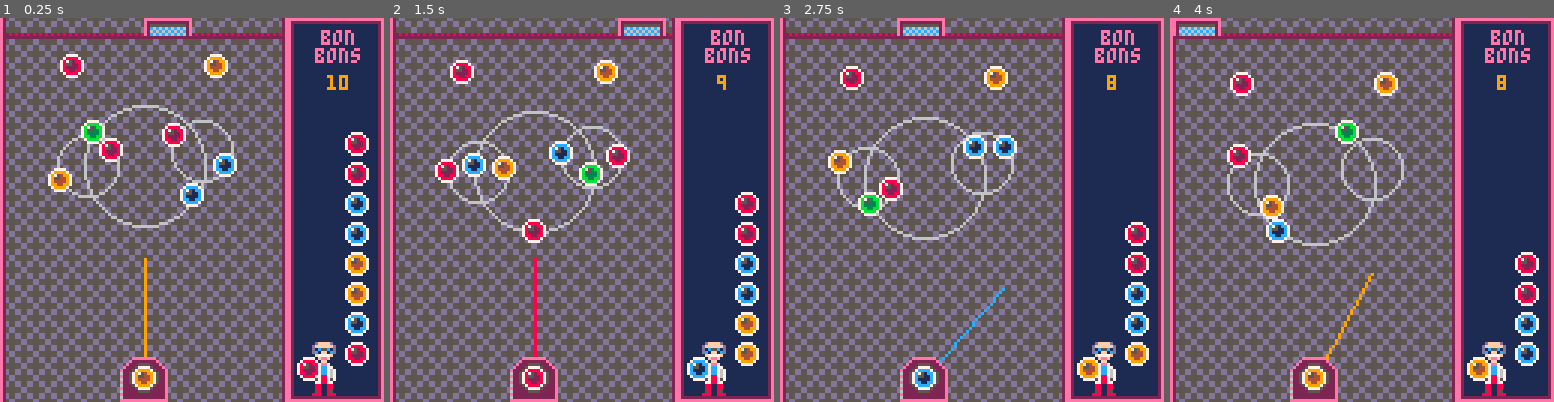
Above: before the commit, frames 1-4 (left to right).
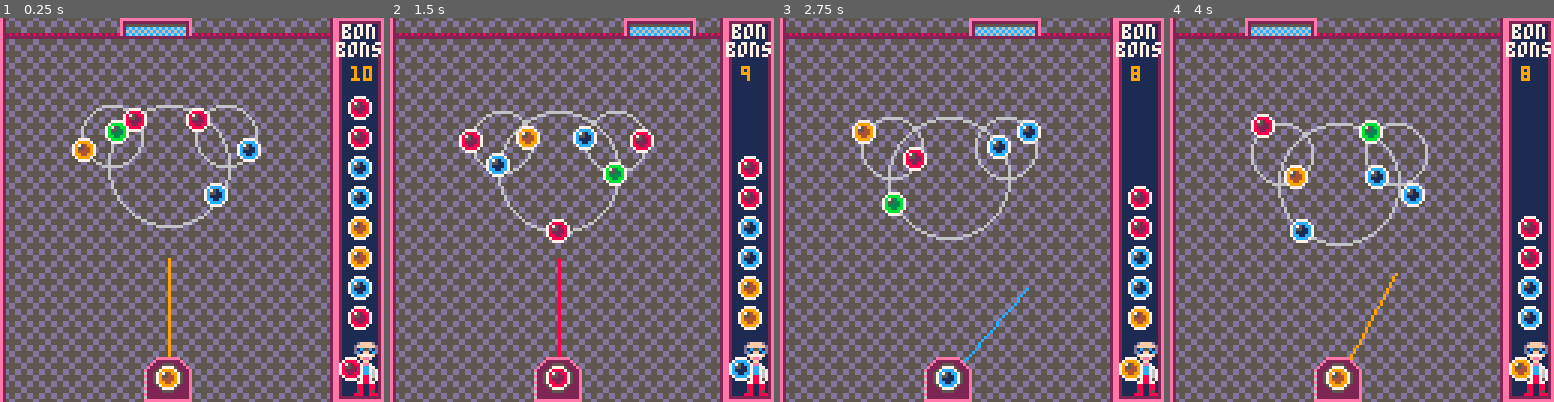
Above: after the commit, the same moments.

Repository: adamwoolridge/pico8
Game: PICO-8 cartridge bonbonshoot.p8
The game is run twice, just before and just after one commit, with the same random seed, the same clock (stepped at 60 frames per second) and the same inputs.
Inputs:
- Up to frame 1 (0.25 s): no input
- Up to frame 2 (1.5 s): tap X (X key) at 0.33, 1.07 s; tap O (Z key) at 0.7 s
- Up to frame 3 (2.75 s): hold Right 1.6-2.1 s; tap O (Z key) at 1.7, 2.1, 2.5 s; tap X (X key) at 1.85 s; hold Right from 2.47 s (still down)
- Up to frame 4 (4 s): tap O (Z key) at 2.9, 3.3, 3.7 s; tap X (X key) at 2.97 s; release Right at 3.03 s; hold Left 3.08-3.58 s

The runs differ from the first frame. In frame 1, 29% of the frame differs, in the area x 12-100%, y 0-100%; in frame 2, 28%; in frame 3, 28%; in frame 4, 28%.

Commit message:
[Bonbon] Net tweaks

Diff:
--- a/bonbonshoot.p8
+++ b/bonbonshoot.p8
@@ -4,7 +4,7 @@
 balls = {}
 
 drbonbon = {}
-drbonbon.x = 104
+drbonbon.x = 118
 drbonbon.y = 107
 
 angle = 90
@@ -13,7 +13,7 @@
 sin1 = sin function sin(angle) return sin1(-angle/(3.1415*2)) end
 
 pivot = {}
-pivot.x = 48
+pivot.x = 56
 pivot.y = 120
 
 launchx = 0
@@ -24,7 +24,7 @@
 
 playarea = {}
 playarea.minx = 0
-playarea.maxx = 88
+playarea.maxx = 104
 playarea.miny = 0
 playarea.maxy = 128
 
@@ -111,12 +111,9 @@
 function _init()
 	reload_ballq()
 	next_ball()
-	makeenemy(25, 45, 0, 0.05, 10)
-	makeenemy(44, 45, 0, 0.05, 20).rotdir = -1
-	makeenemy(63, 40, 0, 0.05, 10).rotdir = -1
-
-	makeenemy(20, 12, 0, 0.05, 0)
-	makeenemy(68, 12, 0, 0.05, 0)
+	makeenemy(33, 35, 0, 0.05, 10)
+	makeenemy(52, 45, 0, 0.05, 20).rotdir = -1
+	makeenemy(71, 35, 0, 0.05, 10).rotdir = -1
 end
 
 function _update()
@@ -246,16 +243,17 @@
 	drawenemies()
 	draw_balls()
 
-	spr(7, 5*8, 14*8)
-	spr(8, 6*8, 14*8)
-	spr(23, 5*8, 15*8)
-	spr(24, 6*8, 15*8)
-
-	spr(61, net.x, net.y)
+	spr(7, 5*8+8, 14*8)
+	spr(8, 6*8+8, 14*8)
+	spr(23, 5*8+8, 15*8)
+	spr(24, 6*8+8, 15*8)
+
+	spr(61, net.x-8, net.y)
+	spr(62, net.x, net.y)
 	spr(63, net.x+8, net.y)
-	print("bon", 107, 4,14)
-	print("bons", 105, 10,14)
-	print(ballsremaining, 109, 19,9)
+	print("bon", 114, 2,7)
+	print("bons", 112, 8,7)
+	print(ballsremaining, 117, 16,9)
 
 	if (screenflash.life > 0) then
 		rectfill(0, 0, 128, 128, 8)
@@ -303,8 +301,8 @@
 function update_ballq()
 	for x=1, count(ballq) do
 		local b = ballq[x]
-		b.x = 115
-		b.y = 128-(x*10)
+		b.x = 116
+		b.y = 116-(x*10)
 	end
 
 	if (count(ballq) > 0) then
@@ -340,7 +338,7 @@
 		end
 
 		if (ball.y < playarea.miny) then
-			if (ball.x > net.x and ball.x + 8 < net.x + 16) then
+			if (ball.x > net.x-8 and ball.x + 8 < net.x + 24) then
 				flashsave(ball.x-4, 0)
 			else
 				ballsremaining-=1
@@ -444,7 +442,7 @@
 8880088800000000000000000000002e00000000e2d55dd55dd55dd55dd55d2e0000000022222222000000000000000000000000e2555555555555555555552e
 0000000000000000000000000000002e00000000e255555dd555555dd555552e0000000022222222000000000000000000000000e2c6c6c6c6c6c6c6c6c6c62e
 0000000000000000000000000000002e00000000e255555dd555555dd555552e0000000022222222000000000000000000000000e26c6c6c6c6c6c6c6c6c6c2e
-0000000000000000000000000000002e00000000e2282828282828282828282e0000000022222222000000000000000000000000e2c6c6c600000000c6c6c62e
+0000000000000000000000000000002e00000000e2282828282828282828282e0000000022222222000000000000000000000000e2c6c6c6c6c6c6c6c6c6c62e
 0000000000000000000000000000002e00000000e2222222222222222222222e0000000022222222000000000000000000000000000000000000000000000000
 0000000000000000000000000000002e00000000e25dd555555dd555555dd52e0000000022222222000000000000000000000000000000000000000000000000
 eeeeeeeeeeeeeeeeeeeeeeee00000000000000000000000000000000000000000000000000000000000000000000000000000000000000000000000000000000
@@ -547,165 +545,165 @@
 0000000000000000000000000000000000000000000000000000000000000000000000000000000000000000000000000000000000000000000000000000000000000000000000000000000000000000000000000000000000000000000000000000000000000000000000000000000000000000000000000000000000000000
 0000000000000000000000000000000000000000000000000000000000000000000000000000000000000000000000000000000000000000000000000000000000000000000000000000000000000000000000000000000000000000000000000000000000000000000000000000000000000000000000000000000000000000
 __map__
-3536363636363636363636374041414200000000000000000000000000000000000000000000000000000000000000000000000000000000000000000000000000000000000000000000000000000000000000000000000000000000000000000000000000000000000000000000000000000000000000000000000000000000
-1b1c1c1c1c1c1c1c1c1c1c1d5051515200000000000000000000000000000000000000000000000000000000000000000000000000000000000000000000000000000000000000000000000000000000000000000000000000000000000000000000000000000000000000000000000000000000000000000000000000000000
-1b1c1c1c1c1c1c1c1c1c1c1d5051515200000000000000000000000000000000000000000000000000000000000000000000000000000000000000000000000000000000000000000000000000000000000000000000000000000000000000000000000000000000000000000000000000000000000000000000000000000000
-1b1c1c1c1c1c1c1c1c1c1c1d5051515200000000000000000000000000000000000000000000000000000000000000000000000000000000000000000000000000000000000000000000000000000000000000000000000000000000000000000000000000000000000000000000000000000000000000000000000000000000
-1b1c1c1c1c1c1c1c1c1c1c1d5051515200000000000000000000000000000000000000000000000000000000000000000000000000000000000000000000000000000000000000000000000000000000000000000000000000000000000000000000000000000000000000000000000000000000000000000000000000000000
-1b1c1c1c1c1c1c1c1c1c1c1d5051515200000000000000000000000000000000000000000000000000000000000000000000000000000000000000000000000000000000000000000000000000000000000000000000000000000000000000000000000000000000000000000000000000000000000000000000000000000000
-1b1c1c1c1c1c1c1c1c1c1c1d5051515200000000000000000000000000000000000000000000000000000000000000000000000000000000000000000000000000000000000000000000000000000000000000000000000000000000000000000000000000000000000000000000000000000000000000000000000000000000
-1b1c1c1c1c1c1c1c1c1c1c1d5051515200000000000000000000000000000000000000000000000000000000000000000000000000000000000000000000000000000000000000000000000000000000000000000000000000000000000000000000000000000000000000000000000000000000000000000000000000000000
-1b1c1c1c1c1c1c1c1c1c1c1d5051515200000000000000000000000000000000000000000000000000000000000000000000000000000000000000000000000000000000000000000000000000000000000000000000000000000000000000000000000000000000000000000000000000000000000000000000000000000000
-1b1c1c1c1c1c1c1c1c1c1c1d5051515200000000000000000000000000000000000000000000000000000000000000000000000000000000000000000000000000000000000000000000000000000000000000000000000000000000000000000000000000000000000000000000000000000000000000000000000000000000
-1b1c1c1c1c1c1c1c1c1c1c1d5051515200000000000000000000000000000000000000000000000000000000000000000000000000000000000000000000000000000000000000000000000000000000000000000000000000000000000000000000000000000000000000000000000000000000000000000000000000000000
-1b1c1c1c1c1c1c1c1c1c1c1d5051515200000000000000000000000000000000000000000000000000000000000000000000000000000000000000000000000000000000000000000000000000000000000000000000000000000000000000000000000000000000000000000000000000000000000000000000000000000000
-1b1c1c1c1c1c1c1c1c1c1c1d5051515200000000000000000000000000000000000000000000000000000000000000000000000000000000000000000000000000000000000000000000000000000000000000000000000000000000000000000000000000000000000000000000000000000000000000000000000000000000
-1b1c1c1c1c1c1c1c1c1c1c1d5051515200000000000000000000000000000000000000000000000000000000000000000000000000000000000000000000000000000000000000000000000000000000000000000000000000000000000000000000000000000000000000000000000000000000000000000000000000000000
-1b1c1c1c1c1c1c1c1c1c1c1d5051515200000000000000000000000000000000000000000000000000000000000000000000000000000000000000000000000000000000000000000000000000000000000000000000000000000000000000000000000000000000000000000000000000000000000000000000000000000000
-1b1c1c1c1c1c1c1c1c1c1c1d6061616200000000000000000000000000000000000000000000000000000000000000000000000000000000000000000000000000000000000000000000000000000000000000000000000000000000000000000000000000000000000000000000000000000000000000000000000000000000
-0000000000000000000000000000000000000000000000000000000000000000000000000000000000000000000000000000000000000000000000000000000000000000000000000000000000000000000000000000000000000000000000000000000000000000000000000000000000000000000000000000000000000000
-0000000000000000000000000000000000000000000000000000000000000000000000000000000000000000000000000000000000000000000000000000000000000000000000000000000000000000000000000000000000000000000000000000000000000000000000000000000000000000000000000000000000000000
-0000000000000000000000000000000000000000000000000000000000000000000000000000000000000000000000000000000000000000000000000000000000000000000000000000000000000000000000000000000000000000000000000000000000000000000000000000000000000000000000000000000000000000
-0000000000000000000000000000000000000000000000000000000000000000000000000000000000000000000000000000000000000000000000000000000000000000000000000000000000000000000000000000000000000000000000000000000000000000000000000000000000000000000000000000000000000000
-0000000000000000000000000000000000000000000000000000000000000000000000000000000000000000000000000000000000000000000000000000000000000000000000000000000000000000000000000000000000000000000000000000000000000000000000000000000000000000000000000000000000000000
-0000000000000000000000000000000000000000000000000000000000000000000000000000000000000000000000000000000000000000000000000000000000000000000000000000000000000000000000000000000000000000000000000000000000000000000000000000000000000000000000000000000000000000
-0000000000000000000000000000000000000000000000000000000000000000000000000000000000000000000000000000000000000000000000000000000000000000000000000000000000000000000000000000000000000000000000000000000000000000000000000000000000000000000000000000000000000000
-0000000000000000000000000000000000000000000000000000000000000000000000000000000000000000000000000000000000000000000000000000000000000000000000000000000000000000000000000000000000000000000000000000000000000000000000000000000000000000000000000000000000000000
-0000000000000000000000000000000000000000000000000000000000000000000000000000000000000000000000000000000000000000000000000000000000000000000000000000000000000000000000000000000000000000000000000000000000000000000000000000000000000000000000000000000000000000
-0000000000000000000000000000000000000000000000000000000000000000000000000000000000000000000000000000000000000000000000000000000000000000000000000000000000000000000000000000000000000000000000000000000000000000000000000000000000000000000000000000000000000000
-0000000000000000000000000000000000000000000000000000000000000000000000000000000000000000000000000000000000000000000000000000000000000000000000000000000000000000000000000000000000000000000000000000000000000000000000000000000000000000000000000000000000000000
-0000000000000000000000000000000000000000000000000000000000000000000000000000000000000000000000000000000000000000000000000000000000000000000000000000000000000000000000000000000000000000000000000000000000000000000000000000000000000000000000000000000000000000
-0000000000000000000000000000000000000000000000000000000000000000000000000000000000000000000000000000000000000000000000000000000000000000000000000000000000000000000000000000000000000000000000000000000000000000000000000000000000000000000000000000000000000000
-0000000000000000000000000000000000000000000000000000000000000000000000000000000000000000000000000000000000000000000000000000000000000000000000000000000000000000000000000000000000000000000000000000000000000000000000000000000000000000000000000000000000000000
-0000000000000000000000000000000000000000000000000000000000000000000000000000000000000000000000000000000000000000000000000000000000000000000000000000000000000000000000000000000000000000000000000000000000000000000000000000000000000000000000000000000000000000
-0000000000000000000000000000000000000000000000000000000000000000000000000000000000000000000000000000000000000000000000000000000000000000000000000000000000000000000000000000000000000000000000000000000000000000000000000000000000000000000000000000000000000000
-…(130 lines of a section not shown)…
+3536363636363636363636363637404200000000000000000000000000000000000000000000000000000000000000000000000000000000000000000000000000000000000000000000000000000000000000000000000000000000000000000000000000000000000000000000000000000000000000000000000000000000
+1b1c1c1c1c1c1c1c1c1c1c1c1c1d505200000000000000000000000000000000000000000000000000000000000000000000000000000000000000000000000000000000000000000000000000000000000000000000000000000000000000000000000000000000000000000000000000000000000000000000000000000000
+1b1c1c1c1c1c1c1c1c1c1c1c1c1d505200000000000000000000000000000000000000000000000000000000000000000000000000000000000000000000000000000000000000000000000000000000000000000000000000000000000000000000000000000000000000000000000000000000000000000000000000000000
+1b1c1c1c1c1c1c1c1c1c1c1c1c1d505200000000000000000000000000000000000000000000000000000000000000000000000000000000000000000000000000000000000000000000000000000000000000000000000000000000000000000000000000000000000000000000000000000000000000000000000000000000
+1b1c1c1c1c1c1c1c1c1c1c1c1c1d505200000000000000000000000000000000000000000000000000000000000000000000000000000000000000000000000000000000000000000000000000000000000000000000000000000000000000000000000000000000000000000000000000000000000000000000000000000000
+1b1c1c1c1c1c1c1c1c1c1c1c1c1d505200000000000000000000000000000000000000000000000000000000000000000000000000000000000000000000000000000000000000000000000000000000000000000000000000000000000000000000000000000000000000000000000000000000000000000000000000000000
+1b1c1c1c1c1c1c1c1c1c1c1c1c1d505200000000000000000000000000000000000000000000000000000000000000000000000000000000000000000000000000000000000000000000000000000000000000000000000000000000000000000000000000000000000000000000000000000000000000000000000000000000
+1b1c1c1c1c1c1c1c1c1c1c1c1c1d505200000000000000000000000000000000000000000000000000000000000000000000000000000000000000000000000000000000000000000000000000000000000000000000000000000000000000000000000000000000000000000000000000000000000000000000000000000000
+1b1c1c1c1c1c1c1c1c1c1c1c1c1d505200000000000000000000000000000000000000000000000000000000000000000000000000000000000000000000000000000000000000000000000000000000000000000000000000000000000000000000000000000000000000000000000000000000000000000000000000000000
+1b1c1c1c1c1c1c1c1c1c1c1c1c1d505200000000000000000000000000000000000000000000000000000000000000000000000000000000000000000000000000000000000000000000000000000000000000000000000000000000000000000000000000000000000000000000000000000000000000000000000000000000
+1b1c1c1c1c1c1c1c1c1c1c1c1c1d505200000000000000000000000000000000000000000000000000000000000000000000000000000000000000000000000000000000000000000000000000000000000000000000000000000000000000000000000000000000000000000000000000000000000000000000000000000000
+1b1c1c1c1c1c1c1c1c1c1c1c1c1d505200000000000000000000000000000000000000000000000000000000000000000000000000000000000000000000000000000000000000000000000000000000000000000000000000000000000000000000000000000000000000000000000000000000000000000000000000000000
+1b1c1c1c1c1c1c1c1c1c1c1c1c1d505200000000000000000000000000000000000000000000000000000000000000000000000000000000000000000000000000000000000000000000000000000000000000000000000000000000000000000000000000000000000000000000000000000000000000000000000000000000
+1b1c1c1c1c1c1c1c1c1c1c1c1c1d505200000000000000000000000000000000000000000000000000000000000000000000000000000000000000000000000000000000000000000000000000000000000000000000000000000000000000000000000000000000000000000000000000000000000000000000000000000000
+1b1c1c1c1c1c1c1c1c1c1c1c1c1d505200000000000000000000000000000000000000000000000000000000000000000000000000000000000000000000000000000000000000000000000000000000000000000000000000000000000000000000000000000000000000000000000000000000000000000000000000000000
+1b1c1c1c1c1c1c1c1c1c1c1c1c1d606200000000000000000000000000000000000000000000000000000000000000000000000000000000000000000000000000000000000000000000000000000000000000000000000000000000000000000000000000000000000000000000000000000000000000000000000000000000
+00000000000000000000001c0000000000000000000000000000000000000000000000000000000000000000000000000000000000000000000000000000000000000000000000000000000000000000000000000000000000000000000000000000000000000000000000000000000000000000000000000000000000000000
+0000000000000000000000000000000000000000000000000000000000000000000000000000000000000000000000000000000000000000000000000000000000000000000000000000000000000000000000000000000000000000000000000000000000000000000000000000000000000000000000000000000000000000
+0000000000000000000000000000000000000000000000000000000000000000000000000000000000000000000000000000000000000000000000000000000000000000000000000000000000000000000000000000000000000000000000000000000000000000000000000000000000000000000000000000000000000000
+0000000000000000000000000000000000000000000000000000000000000000000000000000000000000000000000000000000000000000000000000000000000000000000000000000000000000000000000000000000000000000000000000000000000000000000000000000000000000000000000000000000000000000
+0000000000000000000000000000000000000000000000000000000000000000000000000000000000000000000000000000000000000000000000000000000000000000000000000000000000000000000000000000000000000000000000000000000000000000000000000000000000000000000000000000000000000000
+0000000000000000000000000000000000000000000000000000000000000000000000000000000000000000000000000000000000000000000000000000000000000000000000000000000000000000000000000000000000000000000000000000000000000000000000000000000000000000000000000000000000000000
+0000000000000000000000000000000000000000000000000000000000000000000000000000000000000000000000000000000000000000000000000000000000000000000000000000000000000000000000000000000000000000000000000000000000000000000000000000000000000000000000000000000000000000
+0000000000000000000000000000000000000000000000000000000000000000000000000000000000000000000000000000000000000000000000000000000000000000000000000000000000000000000000000000000000000000000000000000000000000000000000000000000000000000000000000000000000000000
+0000000000000000000000000000000000000000000000000000000000000000000000000000000000000000000000000000000000000000000000000000000000000000000000000000000000000000000000000000000000000000000000000000000000000000000000000000000000000000000000000000000000000000
+0000000000000000000000000000000000000000000000000000000000000000000000000000000000000000000000000000000000000000000000000000000000000000000000000000000000000000000000000000000000000000000000000000000000000000000000000000000000000000000000000000000000000000
+0000000000000000000000000000000000000000000000000000000000000000000000000000000000000000000000000000000000000000000000000000000000000000000000000000000000000000000000000000000000000000000000000000000000000000000000000000000000000000000000000000000000000000
+0000000000000000000000000000000000000000000000000000000000000000000000000000000000000000000000000000000000000000000000000000000000000000000000000000000000000000000000000000000000000000000000000000000000000000000000000000000000000000000000000000000000000000
+0000000000000000000000000000000000000000000000000000000000000000000000000000000000000000000000000000000000000000000000000000000000000000000000000000000000000000000000000000000000000000000000000000000000000000000000000000000000000000000000000000000000000000
+0000000000000000000000000000000000000000000000000000000000000000000000000000000000000000000000000000000000000000000000000000000000000000000000000000000000000000000000000000000000000000000000000000000000000000000000000000000000000000000000000000000000000000
+0000000000000000000000000000000000000000000000000000000000000000000000000000000000000000000000000000000000000000000000000000000000000000000000000000000000000000000000000000000000000000000000000000000000000000000000000000000000000000000000000000000000000000
+0000000000000000000000000000000000000000000000000000000000000000000000000000000000000000000000000000000000000000000000000000000000000000000000000000000000000000000000000000000000000000000000000000000000000000000000000000000000000000000000000000000000000000
+…(130 lines of a section not shown)…
